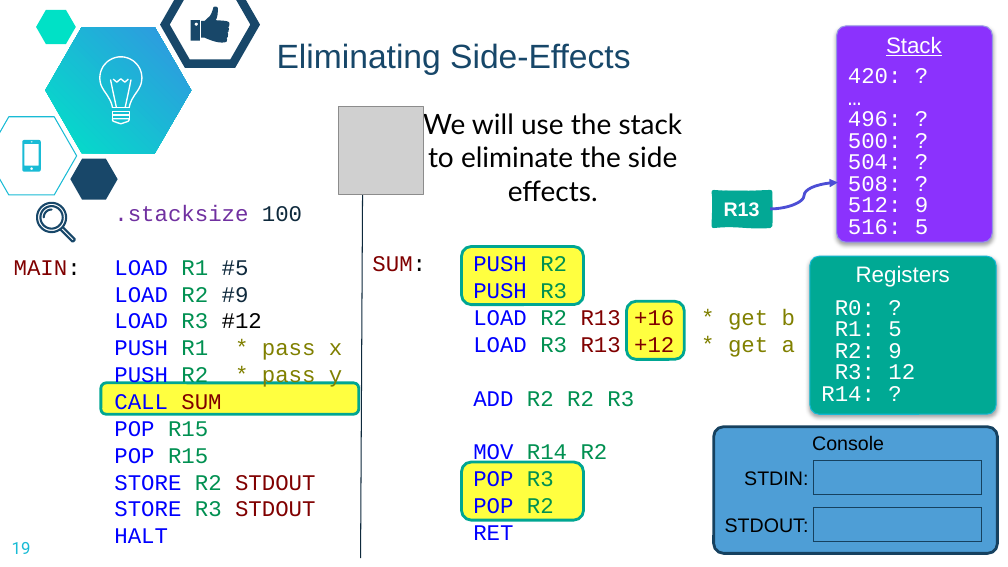
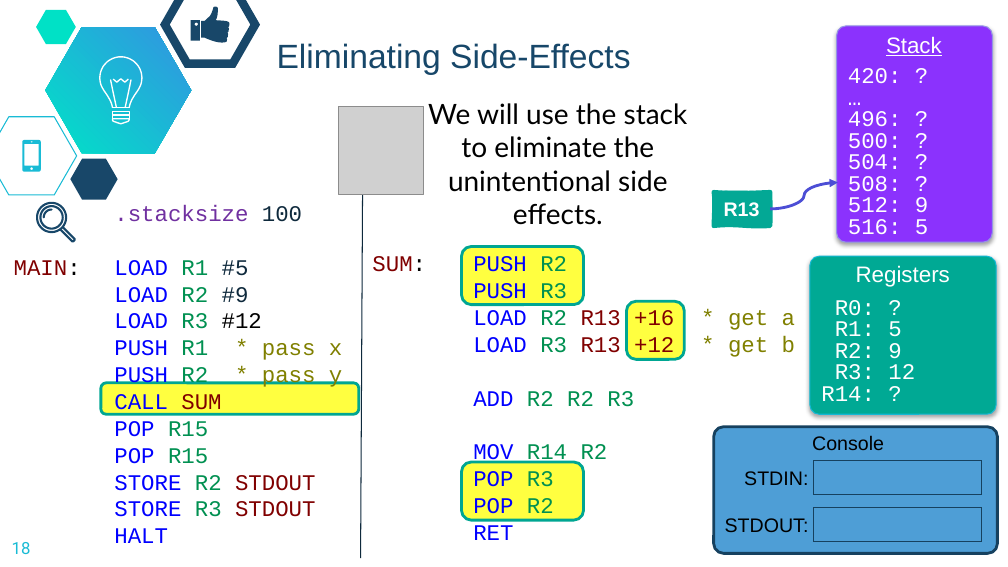
Before and after one commit to dickinson-comp256/COMP256, a slide deck: slide 18 of docs/slides/19-S-ImplementingFunctions.pptx (slide 19 before the commit). Drawn at 1008x567 pixels with LibreOffice and Linux fonts; fonts in the diff are those of the drawing; grey boxes stand for pictures; background and template pictures are left out. Boxes give left, top, right and bottom in pixels: in the first picture for what was removed or moved away, otherwise in the second. Text is boxed around its words. In the diff, an @@ line names an element or a change of style, - is before the commit and + after.

```diff
--- a/docs/slides/19-S-ImplementingFunctions.pptx
+++ b/docs/slides/19-S-ImplementingFunctions.pptx
@@ text at (428,103,688,225): text changed @@
-We will use the stack to eliminate the side effects.
+We will use the stack to eliminate the unintentional side effects.
@@ text at (473,310,795,359): text changed @@
-LOAD R2 R13 +16 * get b
-LOAD R3 R13 +12 * get a
+LOAD R2 R13 +16 * get a
+LOAD R3 R13 +12 * get b
@@ page number at (12,542,31,554): text changed @@
-19
+18
```
Also in this commit, not shown: 13 other slides changed, 1 slide removed.
